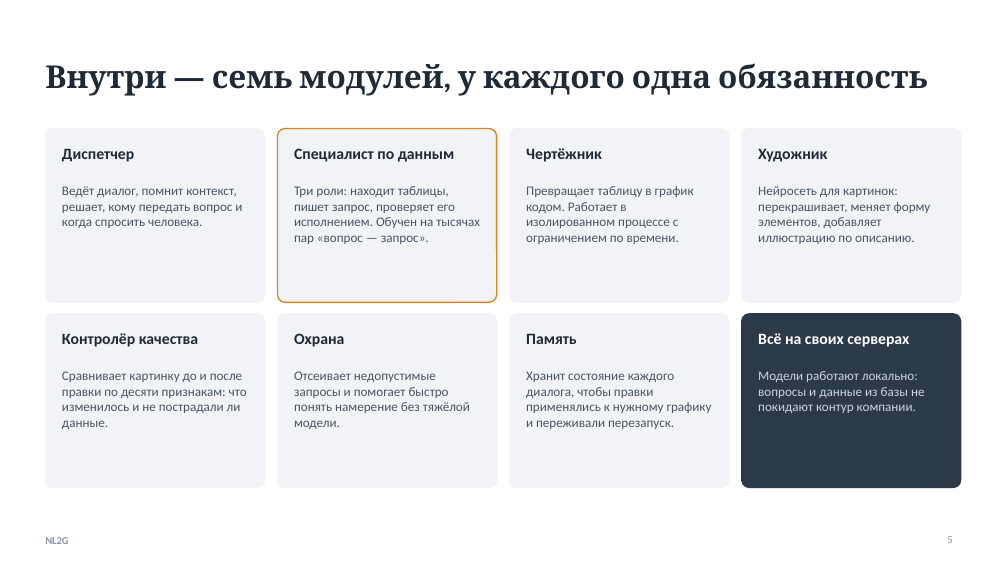
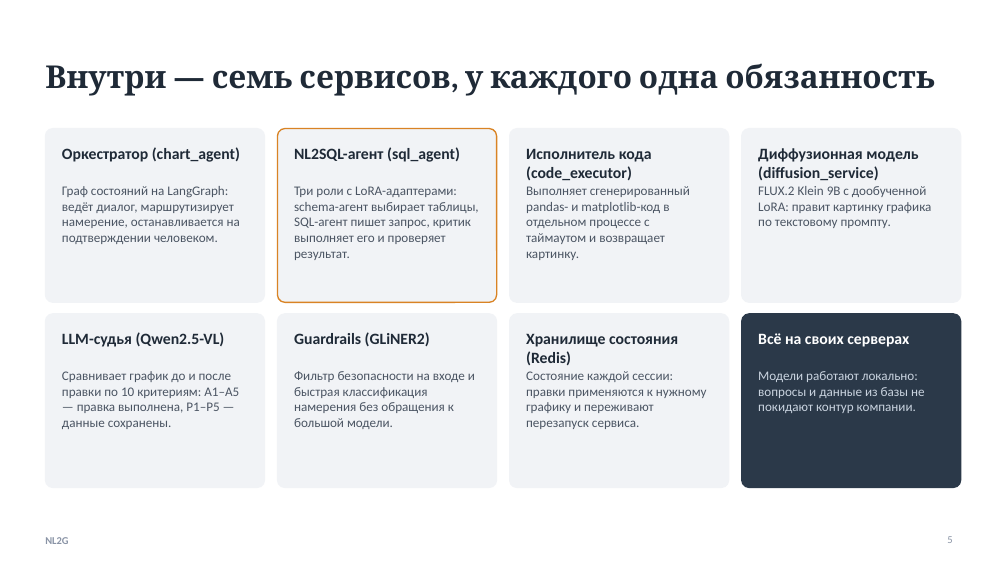
Before and after one commit to kocharyandr/nl2g, a slide deck: slide 5 of docs/ПРЕЗЕНТАЦИЯ_СЕРВИСА.pptx. Drawn at 1008x567 pixels with LibreOffice and Linux fonts; fonts in the diff are those of the drawing. Boxes give left, top, right and bottom in pixels: in the first picture for what was removed or moved away, otherwise in the second. Text is boxed around its words. In the diff, an @@ line names an element or a change of style, - is before the commit and + after.

```diff
--- a/docs/ПРЕЗЕНТАЦИЯ_СЕРВИСА.pptx
+++ b/docs/ПРЕЗЕНТАЦИЯ_СЕРВИСА.pptx
@@ title at <box>45,63,935,96</box>: text changed @@
-Внутри — семь модулей, у каждого одна обязанность
+Внутри — семь сервисов, у каждого одна обязанность
@@ text at <box>62,147,240,162</box>: text changed @@
-Диспетчер
+Оркестратор (chart_agent)
@@ text at <box>294,147,460,162</box>: text changed @@
-Специалист по данным
+NL2SQL-агент (sql_agent)
@@ text at <box>526,148,652,181</box>: text changed @@
-Чертёжник
+Исполнитель кода (code_executor)
@@ text at <box>758,148,918,181</box>: text changed @@
-Художник
+Диффузионная модель (diffusion_service)
@@ text at <box>62,186,240,244</box>: text changed @@
-Ведёт диалог, помнит контекст, решает, кому передать вопрос и когда спросить человека.
+Граф состояний на LangGraph: ведёт диалог, маршрутизирует намерение, останавливается на подтверждении человеком.
@@ text at <box>294,186,479,260</box>: text changed @@
-Три роли: находит таблицы, пишет запрос, проверяет его исполнением. Обучен на тысячах пар «вопрос — запрос».
+Три роли с LoRA-адаптерами: schema-агент выбирает таблицы, SQL-агент пишет запрос, критик выполняет его и проверяет результат.
@@ text at <box>526,186,690,260</box>: text changed @@
-Превращает таблицу в график кодом. Работает в изолированном процессе с ограничением по времени.
+Выполняет сгенерированный pandas- и matplotlib-код в отдельном процессе с таймаутом и возвращает картинку.
@@ text at <box>758,186,931,228</box>: text changed @@
-Нейросеть для картинок: перекрашивает, меняет форму элементов, добавляет иллюстрацию по описанию.
+FLUX.2 Klein 9B с дообученной LoRA: правит картинку графика по текстовому промпту.
@@ text at <box>62,332,225,347</box>: text changed @@
-Контролёр качества
+LLM-судья (Qwen2.5-VL)
@@ text at <box>294,332,430,346</box>: text changed @@
-Охрана
+Guardrails (GLiNER2)
@@ text at <box>526,333,678,365</box>: text changed @@
-Память
+Хранилище состояния (Redis)
@@ text at <box>62,371,239,429</box>: text changed @@
-Сравнивает картинку до и после правки по десяти признакам: что изменилось и не пострадали ли данные.
+Сравнивает график до и после правки по 10 критериям: A1–A5 — правка выполнена, P1–P5 — данные сохранены.
@@ text at <box>294,371,475,429</box>: text changed @@
-Отсеивает недопустимые запросы и помогает быстро понять намерение без тяжёлой модели.
+Фильтр безопасности на входе и быстрая классификация намерения без обращения к большой модели.
@@ text at <box>526,371,707,429</box>: text changed @@
-Хранит состояние каждого диалога, чтобы правки применялись к нужному графику и переживали перезапуск.
+Состояние каждой сессии: правки применяются к нужному графику и переживают перезапуск сервиса.
```
Also in this commit, not shown: 7 other slides changed, 1 other file.
